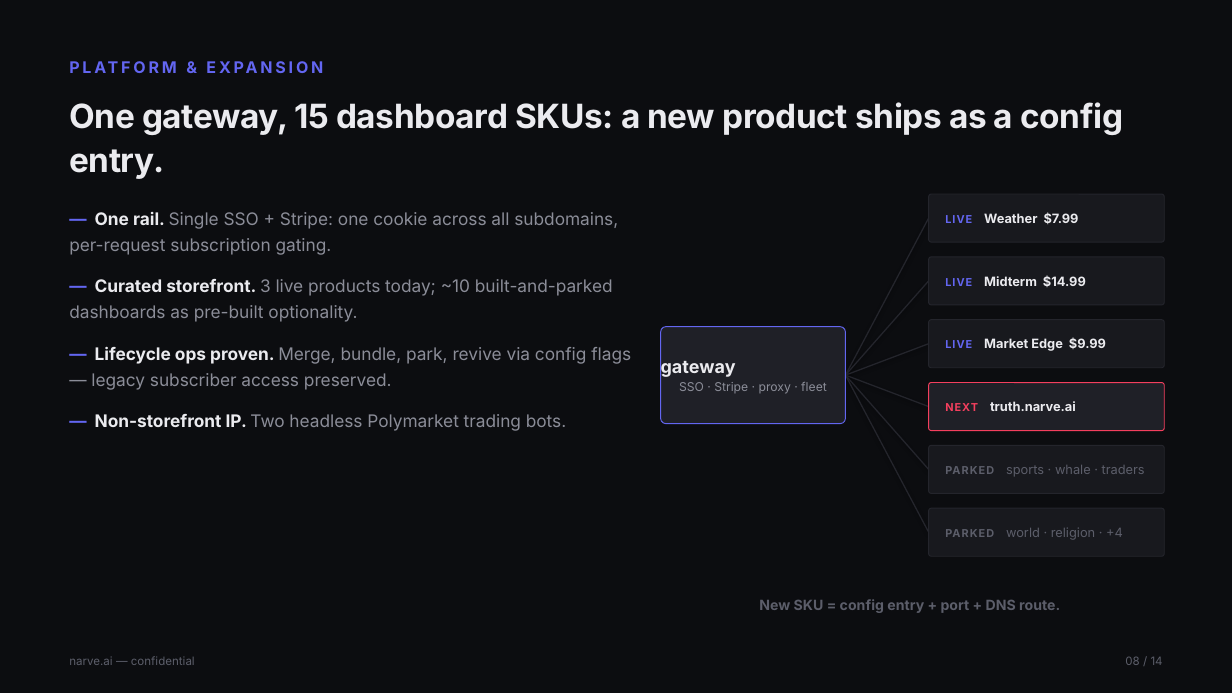
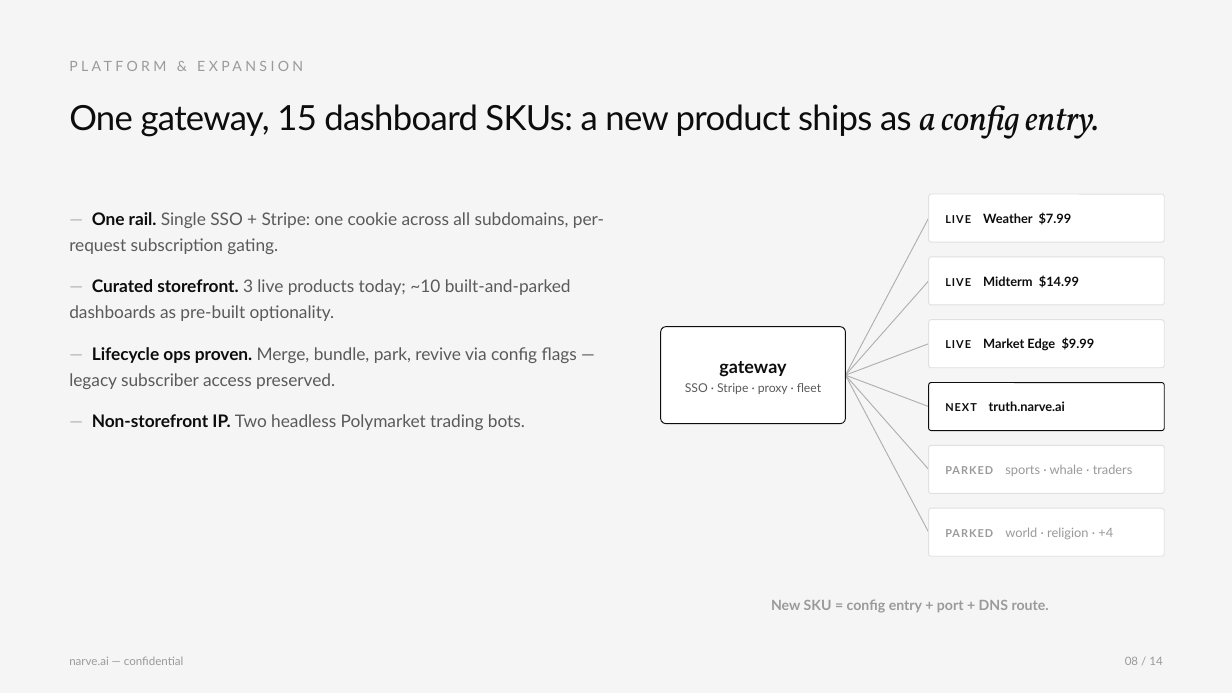
Before and after one commit to Jhabbig/Habbig, a slide deck: slide 8 of pitch-deck/narve-pitch-deck.pptx. Drawn at 1232x693 pixels with LibreOffice and Linux fonts; fonts in the diff are those of the drawing. Boxes give left, top, right and bottom in pixels: in the first picture for what was removed or moved away, otherwise in the second. Text is boxed around its words. In the diff, an @@ line names an element or a change of style, - is before the commit and + after.

```diff
--- a/pitch-deck/narve-pitch-deck.pptx
+++ b/pitch-deck/narve-pitch-deck.pptx
@@ rectangle at <box>0,0,1232,693</box>: fill #0C0D10 to #F5F5F5 @@
@@ text "PLATFORM & EXPANSION" at <box>69,57,1163,87</box>: size 12.5 to 11 pt, font Inter to Lato, text colour #6366F1 to #9A9A9A, letter spacing 2.2 to 2.6 pt, bold off @@
@@ text "One gateway, 15 dashboard SKUs: ..." at <box>69,104,1099,139</box>: size 26 to 27 pt, text colour #EBEBEF to #0D0D0D, bold off; font Inter to Lato, letter spacing -0.3 to -0.5 pt in "One gateway, 15 dashboard SKUs: a new ..."; font Inter to Vollkorn, italic on in "a config entry." @@
@@ text "— One rail. Single SSO ..." at <box>69,212,604,430</box>: font Inter to Lato; text colour #6366F1 to #B0B0B0, bold off in "—", "—", "—", "—"; text colour #EBEBEF to #0D0D0D in "One rail.", "Curated storefront.", "Lifecycle ops proven.", "Non-storefront IP."; text colour #8B8D98 to #5A5A5A in "Single SSO + Stripe: one cookie across ...", "3 live products today; ~10 built-and-parked dashboards ...", "Merge, bundle, park, revive via config flags ...", "Two headless Polymarket trading bots." @@
@@ text "LIVE Weather $7.99" at <box>945,212,1072,225</box>: font Inter to Lato; text colour #6366F1 to #0D0D0D in "LIVE"; text colour #EBEBEF to #0D0D0D in "Weather $7.99" @@
@@ line (846, 375) - (929, 218): stroke #24252C 1 pt to #B0B0B0 0.75 pt @@
@@ text "LIVE Midterm $14.99" at <box>945,275,1079,288</box>: font Inter to Lato; text colour #6366F1 to #0D0D0D in "LIVE"; text colour #EBEBEF to #0D0D0D in "Midterm $14.99" @@
@@ line (846, 375) - (929, 281): stroke #24252C 1 pt to #B0B0B0 0.75 pt @@
@@ rounded rectangle at <box>661,327,846,424</box>: fill #1F2027 to #FFFFFF; outline #6366F1 0.75 pt to #0D0D0D 0.75 pt @@
@@ text "LIVE Market Edge $9.99" at <box>945,337,1095,351</box>: font Inter to Lato; text colour #6366F1 to #0D0D0D in "LIVE"; text colour #EBEBEF to #0D0D0D in "Market Edge $9.99" @@
@@ line (846, 375) - (929, 344): stroke #24252C 1 pt to #B0B0B0 0.75 pt @@
@@ text at <box>685,361,821,394</box>: text changed; font Inter to Lato; text colour #8B8D98 to #5A5A5A @@
-gateway
-SSO · Stripe · proxy · fleet
+gateway
+SSO · Stripe · proxy · fleet
@@ line (846, 375) - (929, 407): stroke #24252C 1 pt to #B0B0B0 0.75 pt @@
@@ line (846, 375) - (929, 470): stroke #24252C 1 pt to #B0B0B0 0.75 pt @@
@@ line (846, 375) - (929, 532): stroke #24252C 1 pt to #B0B0B0 0.75 pt @@
@@ rounded rectangle at <box>929,383,1165,431</box>: fill #1F2027 to #FFFFFF; outline #F43F5E 0.75 pt to #0D0D0D 0.75 pt @@
@@ text "NEXT truth.narve.ai" at <box>945,401,1065,411</box>: font Inter to Lato; text colour #F43F5E to #0D0D0D in "NEXT"; text colour #EBEBEF to #0D0D0D in "truth.narve.ai" @@
@@ fill #18191E to #FFFFFF; outline #24252C 0.75 pt to #E0E0E0 0.75 pt in 5 elements at <box>929,194,1165,242</box>, <box>929,257,1165,305</box>, <box>929,320,1165,368</box>, <box>929,445,1165,494</box>, <box>929,508,1165,556</box> @@
@@ font Inter to Lato, text colour #5C5E6A to #9A9A9A in 5 elements at <box>69,656,183,665</box>, <box>1125,657,1162,665</box>, <box>945,464,1133,476</box>, <box>945,527,1113,539</box>, <box>771,599,1049,613</box> @@
```
Also in this commit, not shown: 13 other slides changed, 1 other file.
